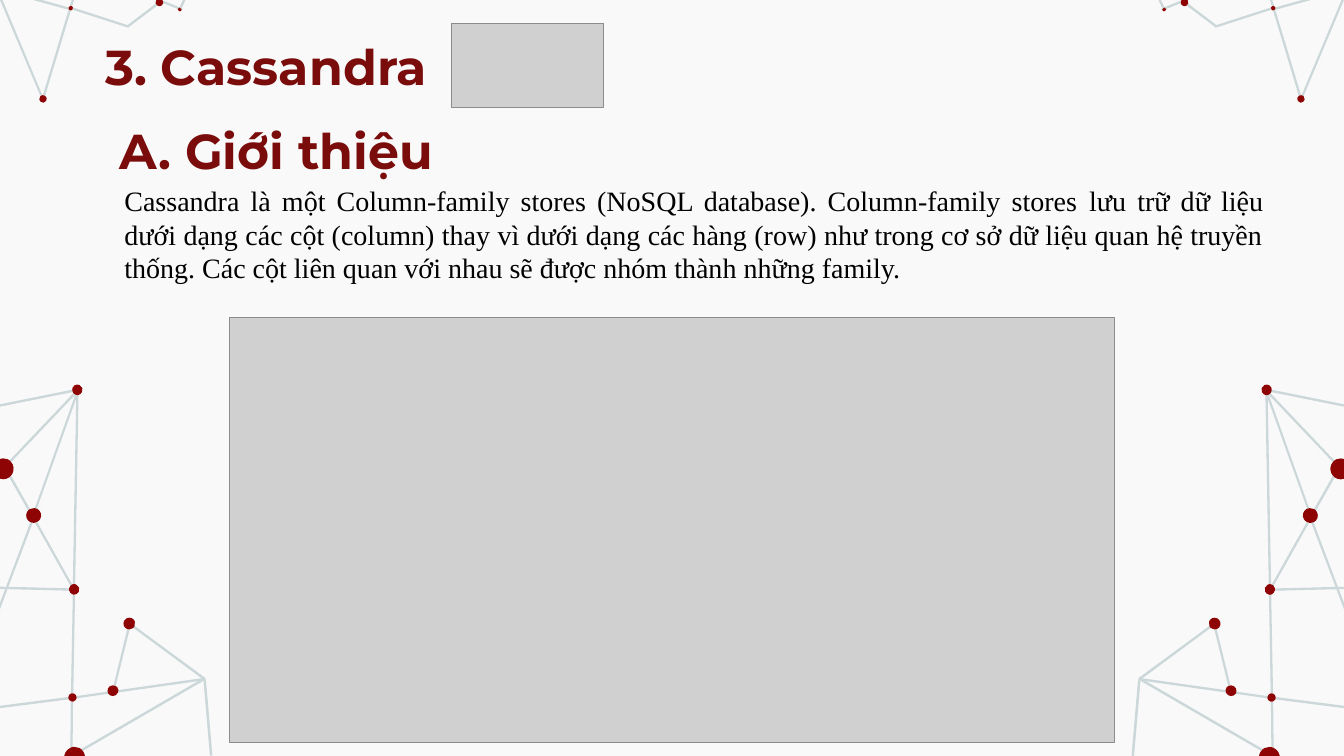
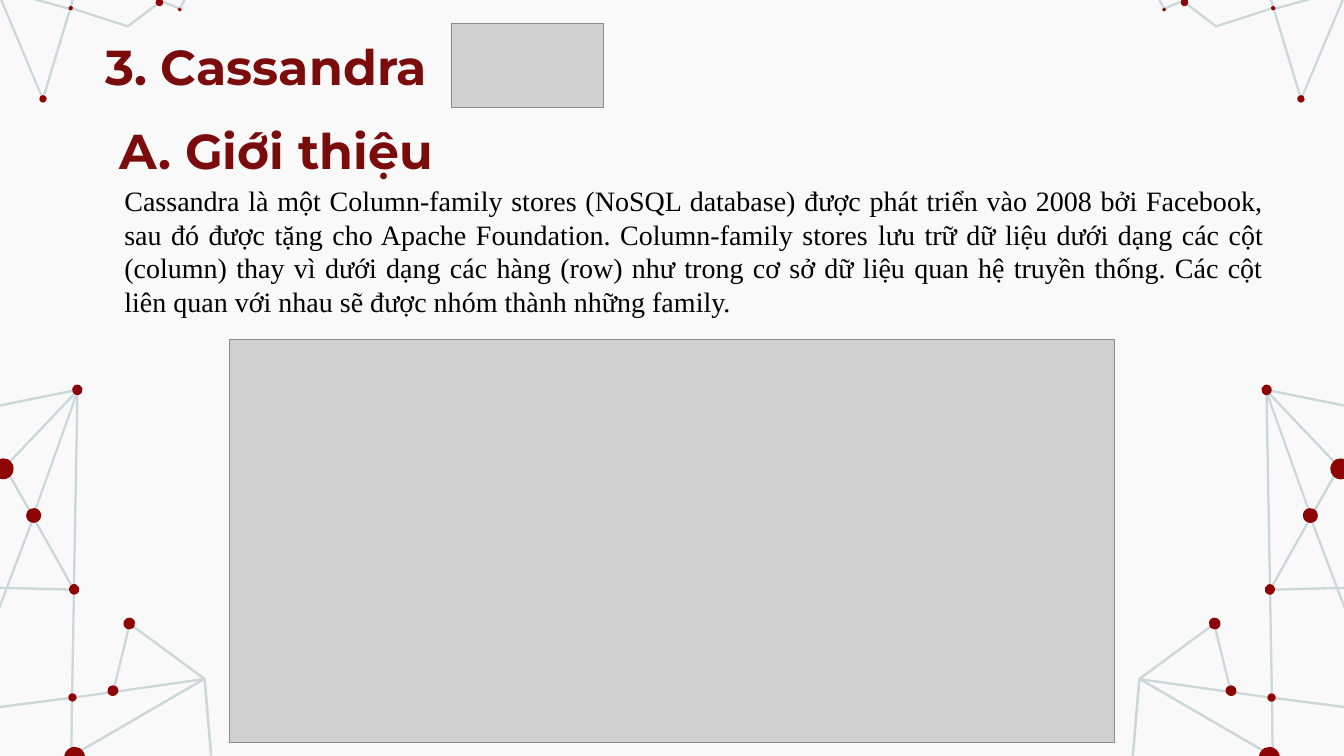
Before and after one commit to link1905/udpt, a slide deck: slide 21 of src/lt/slides/1_MongoDB-Cassandra.pptx. Drawn at 1344x756 pixels with LibreOffice and Linux fonts; fonts in the diff are those of the drawing; grey boxes stand for pictures. Boxes give left, top, right and bottom in pixels: in the first picture for what was removed or moved away, otherwise in the second. Text is boxed around its words. In the diff, an @@ line names an element or a change of style, - is before the commit and + after.

```diff
--- a/src/lt/slides/1_MongoDB-Cassandra.pptx
+++ b/src/lt/slides/1_MongoDB-Cassandra.pptx
@@ text at [124, 190, 1263, 317]: text changed @@
-Cassandra là một Column-family stores (NoSQL database). Column-family stores lưu trữ dữ liệu dưới dạng các cột (column) thay vì dưới dạng các hàng (row) như trong cơ sở dữ liệu quan hệ truyền thống. Các cột liên quan với nhau sẽ được nhóm thành những family.
+Cassandra là một Column-family stores (NoSQL database) được phát triển vào 2008 bởi Facebook, sau đó được tặng cho Apache Foundation. Column-family stores lưu trữ dữ liệu dưới dạng các cột (column) thay vì dưới dạng các hàng (row) như trong cơ sở dữ liệu quan hệ truyền thống. Các cột liên quan với nhau sẽ được nhóm thành những family.
@@ picture: place and size @@
-picture at [230, 318, 1114, 743]
+picture at [230, 340, 1114, 743]
```
Also in this commit, not shown: 1 other slide changed, 12 other files.
